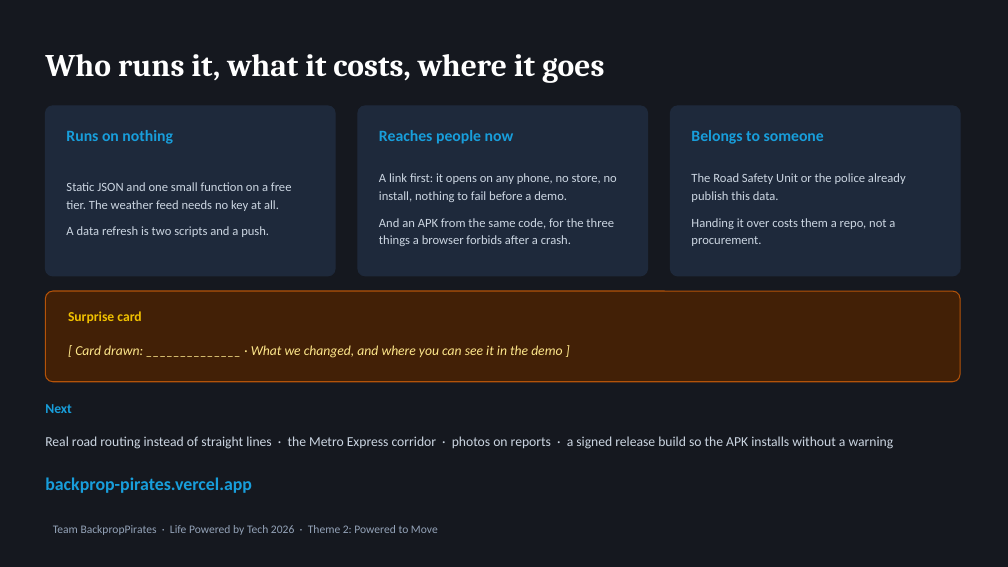
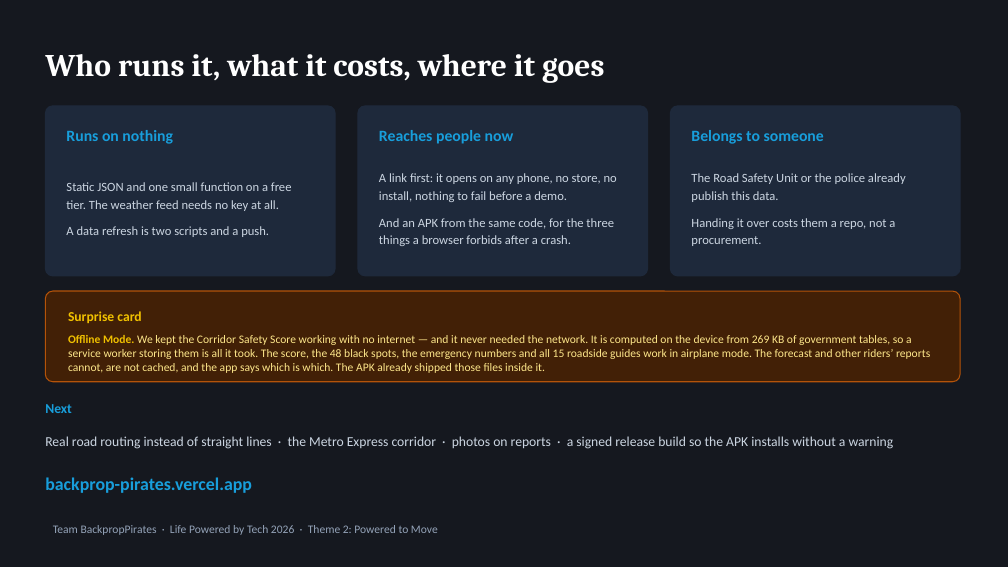
Before and after one commit to sahiljeebun132-dev/BackpropPirates, a slide deck: slide 6 of docs/Zetway-Pitch.pptx. Drawn at 1008x567 pixels with LibreOffice and Linux fonts; fonts in the diff are those of the drawing. Boxes give left, top, right and bottom in pixels: in the first picture for what was removed or moved away, otherwise in the second. Text is boxed around its words. In the diff, an @@ line names an element or a change of style, - is before the commit and + after.

```diff
--- a/docs/Zetway-Pitch.pptx
+++ b/docs/Zetway-Pitch.pptx
@@ text at (68, 335, 930, 373): text changed; size 13 to 11 pt; italic off @@
-[ Card drawn: ______________ · What we changed, and where you can see it in the demo ]
+Offline Mode. We kept the Corridor Safety Score working with no internet — and it never needed the network. It is computed on the device from 269 KB of government tables, so a service worker storing them is all it took. The score, the 48 black spots, the emergency numbers and all 15 roadside guides work in airplane mode. The forecast and other riders’ reports cannot, are not cached, and the app says which is which. The APK already shipped those files inside it.
```
Also in this commit, not shown: 5 other files.
